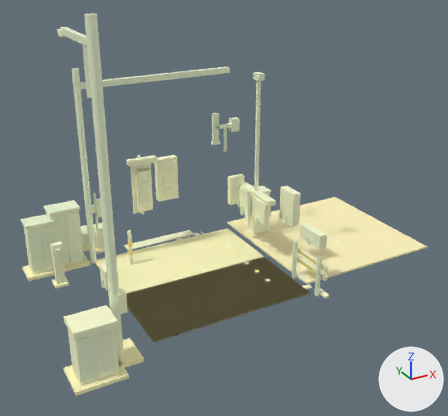
Renders of the glTF model exports/gltf/scene_signalized_intersection.glb from each side of a commit.
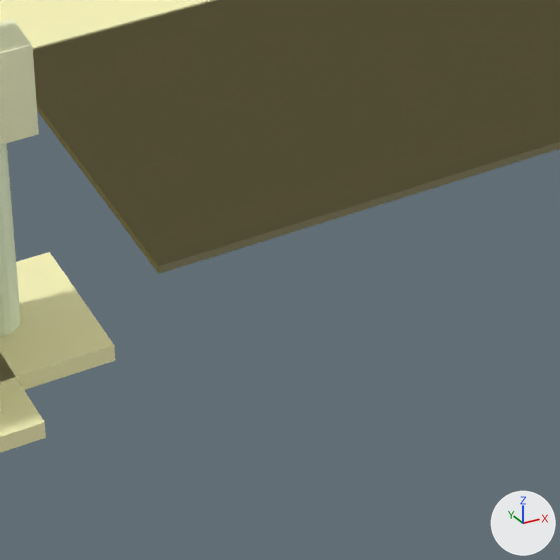
The first picture shows the older version from a camera (50 mm lens) standing at (-5.91, -12.14, 7.79) and looking at (0.64, -0.25, 1.84). The close-ups show the older and then the newer version on the part from 27% to 54% of the width and 68% to 97% of the height of that picture. Only the edits that show in the close-ups are written down. Every picture has the same lights, and +X, +Y and +Z are marked at lower right.

Names of what the first close-up shows: 'asphalt_lane', 'base_pad', 'body', 'concrete_lane', 'pad.005', 'pole', 'service_can'.
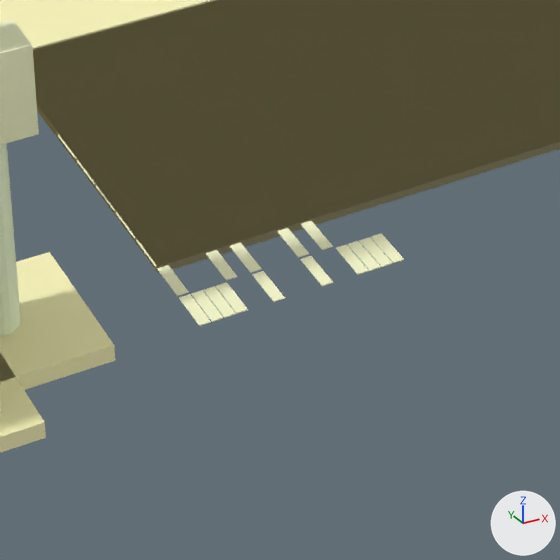
The change, as a list of edits to the scene's bpy script:
```text
Add ob_bus_39:
    ob_bus_39 = bpy.data.objects.new('bus_39', me_bus_39)  # a box spanning x -1.288..-1.232, y -2.231..-2.003, z 0.03..0.035; in mat_mat_marking_white (beige #fdffd1)
    ob_bus_39.location = (0.0, 0.0, 0.0)
Add ob_bus_38:
    ob_bus_38 = bpy.data.objects.new('bus_38', me_bus_38)  # a box spanning x -1.048..-0.992, y -2.48..-2.251, z 0.03..0.035; in mat_mat_marking_white (beige #fdffd1)
    ob_bus_38.location = (0.0, 0.0, 0.0)
Add ob_bus_37:
    ob_bus_37 = bpy.data.objects.new('bus_37', me_bus_37)  # a box spanning x -1.108..-1.052, y -2.48..-2.251, z 0.03..0.035; in mat_mat_marking_white (beige #fdffd1)
    ob_bus_37.location = (0.0, 0.0, 0.0)
Add ob_bus_36:
    ob_bus_36 = bpy.data.objects.new('bus_36', me_bus_36)  # a box spanning x -1.168..-1.112, y -2.48..-2.251, z 0.03..0.035; in mat_mat_marking_white (beige #fdffd1)
    ob_bus_36.location = (0.0, 0.0, 0.0)
Add ob_bus_35:
    ob_bus_35 = bpy.data.objects.new('bus_35', me_bus_35)  # a box spanning x -1.228..-1.172, y -2.48..-2.251, z 0.03..0.035; in mat_mat_marking_white (beige #fdffd1)
    ob_bus_35.location = (0.0, 0.0, 0.0)
Add ob_bus_23:
    ob_bus_23 = bpy.data.objects.new('bus_23', me_bus_23)  # a box spanning x -1.408..-1.352, y -2.231..-2.003, z 0.03..0.035; in mat_mat_marking_white (beige #fdffd1)
    ob_bus_23.location = (0.0, 0.0, 0.0)
Add ob_bus_22:
    ob_bus_22 = bpy.data.objects.new('bus_22', me_bus_22)  # a box spanning x -1.648..-1.592, y -2.231..-2.003, z 0.03..0.035; in mat_mat_marking_white (beige #fdffd1)
    ob_bus_22.location = (0.0, 0.0, 0.0)
Add ob_bus_21:
    ob_bus_21 = bpy.data.objects.new('bus_21', me_bus_21)  # a box spanning x -1.408..-1.352, y -2.48..-2.251, z 0.03..0.035; in mat_mat_marking_white (beige #fdffd1)
    ob_bus_21.location = (0.0, 0.0, 0.0)
Add ob_bus_20:
    ob_bus_20 = bpy.data.objects.new('bus_20', me_bus_20)  # a box spanning x -1.648..-1.592, y -2.48..-2.251, z 0.03..0.035; in mat_mat_marking_white (beige #fdffd1)
    ob_bus_20.location = (0.0, 0.0, 0.0)
Add ob_bus_16:
    ob_bus_16 = bpy.data.objects.new('bus_16', me_bus_16)  # a box spanning x -2.008..-1.952, y -0.989..-0.76, z 0.03..0.035; in mat_mat_marking_white (beige #fdffd1)
    ob_bus_16.location = (0.0, 0.0, 0.0)
Add ob_bus_14:
    ob_bus_14 = bpy.data.objects.new('bus_14', me_bus_14)  # a box spanning x -2.008..-1.952, y -1.237..-1.009, z 0.03..0.035; in mat_mat_marking_white (beige #fdffd1)
    ob_bus_14.location = (0.0, 0.0, 0.0)
Add ob_bus_12:
    ob_bus_12 = bpy.data.objects.new('bus_12', me_bus_12)  # a box spanning x -2.008..-1.952, y -1.486..-1.257, z 0.03..0.035; in mat_mat_marking_white (beige #fdffd1)
    ob_bus_12.location = (0.0, 0.0, 0.0)
Add ob_bus_08:
    ob_bus_08 = bpy.data.objects.new('bus_08', me_bus_08)  # a box spanning x -2.008..-1.952, y -1.734..-1.506, z 0.03..0.035; in mat_mat_marking_white (beige #fdffd1)
    ob_bus_08.location = (0.0, 0.0, 0.0)
Add ob_bus_06:
    ob_bus_06 = bpy.data.objects.new('bus_06', me_bus_06)  # a box spanning x -2.008..-1.952, y -1.983..-1.754, z 0.03..0.035; in mat_mat_marking_white (beige #fdffd1)
    ob_bus_06.location = (0.0, 0.0, 0.0)
Add ob_bus_05:
    ob_bus_05 = bpy.data.objects.new('bus_05', me_bus_05)  # a box spanning x -1.768..-1.712, y -2.231..-2.003, z 0.03..0.035; in mat_mat_marking_white (beige #fdffd1)
    ob_bus_05.location = (0.0, 0.0, 0.0)
Add ob_bus_04:
    ob_bus_04 = bpy.data.objects.new('bus_04', me_bus_04)  # a box spanning x -2.008..-1.952, y -2.231..-2.003, z 0.03..0.035; in mat_mat_marking_white (beige #fdffd1)
    ob_bus_04.location = (0.0, 0.0, 0.0)
Add ob_bus_03:
    ob_bus_03 = bpy.data.objects.new('bus_03', me_bus_03)  # a box spanning x -1.828..-1.772, y -2.48..-2.251, z 0.03..0.035; in mat_mat_marking_white (beige #fdffd1)
    ob_bus_03.location = (0.0, 0.0, 0.0)
Add ob_bus_02:
    ob_bus_02 = bpy.data.objects.new('bus_02', me_bus_02)  # a box spanning x -1.888..-1.832, y -2.48..-2.251, z 0.03..0.035; in mat_mat_marking_white (beige #fdffd1)
    ob_bus_02.location = (0.0, 0.0, 0.0)
Add ob_bus_01:
    ob_bus_01 = bpy.data.objects.new('bus_01', me_bus_01)  # a box spanning x -1.948..-1.892, y -2.48..-2.251, z 0.03..0.035; in mat_mat_marking_white (beige #fdffd1)
    ob_bus_01.location = (0.0, 0.0, 0.0)
Add ob_bus_00:
    ob_bus_00 = bpy.data.objects.new('bus_00', me_bus_00)  # a box spanning x -2.008..-1.952, y -2.48..-2.251, z 0.03..0.035; in mat_mat_marking_white (beige #fdffd1)
    ob_bus_00.location = (0.0, 0.0, 0.0)
```

Where the change shows, as pixel boxes [x1, y1, x2, y2] in the close-ups (560 x 560 px):
'bus_01', added (beige): after [191, 290, 223, 322]
'bus_02', added (beige): after [203, 286, 236, 318]
'bus_00', added (beige): after [179, 294, 211, 326]
'bus_03', added (beige): after [216, 282, 248, 314]
'bus_20', added (beige): after [252, 271, 285, 302]
'bus_04', added (beige): after [157, 265, 188, 296]
'bus_21', added: after [300, 256, 333, 286]
'bus_22', added: after [230, 242, 261, 273]
'bus_36', added: after [347, 241, 381, 271]
'bus_05', added: after [206, 250, 237, 280]
'bus_35', added: after [336, 244, 369, 275]
'bus_37', added: after [359, 237, 392, 267]
'bus_38', added: after [371, 233, 404, 263]
'bus_23', added: after [277, 228, 309, 258]
'bus_39', added: after [301, 221, 333, 250]
'bus_06', added: after [136, 240, 157, 267]
'bus_08', added: after [116, 212, 136, 239]
'bus_14', added: after [76, 160, 96, 185]
'bus_12', added: after [96, 186, 115, 211]
'bus_16', added: after [58, 135, 76, 159]
